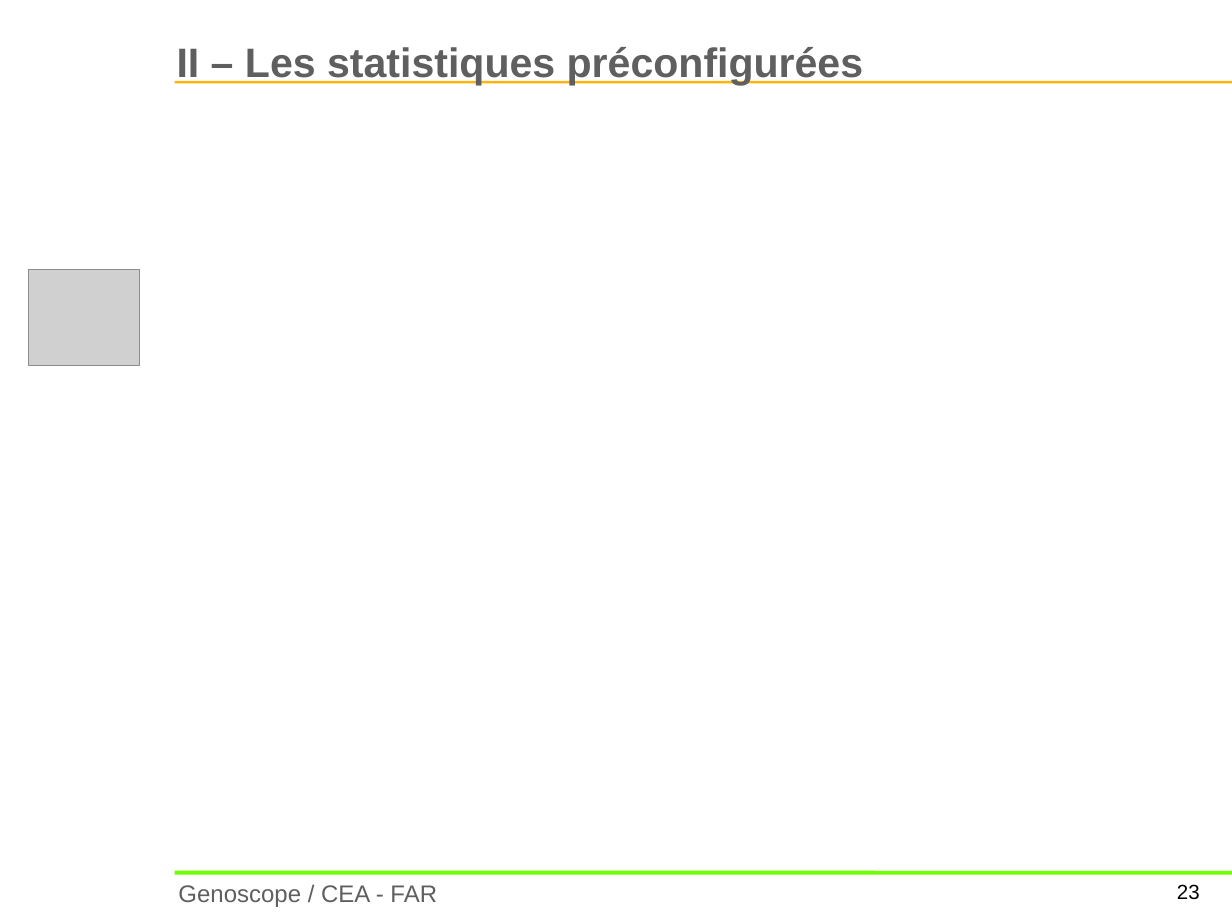
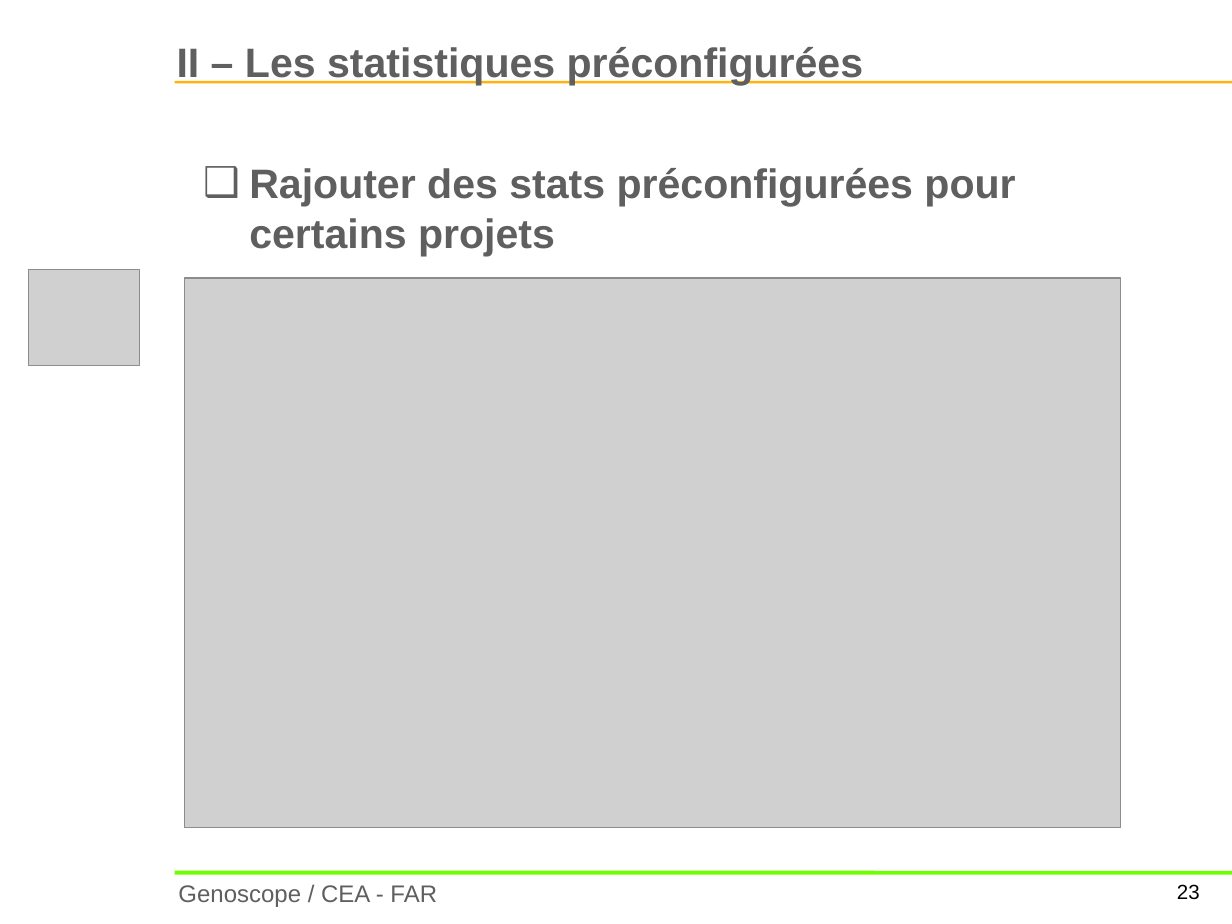
Before and after one commit to CyrilKeil/rapportAlternance20142015, a slide deck: slide 23 of PPTOral.pptx. Drawn at 1232x924 pixels with LibreOffice and Linux fonts; fonts in the diff are those of the drawing; grey boxes stand for pictures; background and template pictures are left out. Boxes give left, top, right and bottom in pixels: in the first picture for what was removed or moved away, otherwise in the second. Text is boxed around its words. In the diff, an @@ line names an element or a change of style, - is before the commit and + after.

```diff
--- a/PPTOral.pptx
+++ b/PPTOral.pptx
@@ text added at [249, 168, 1015, 256], 24 pt, text #5F5F5F, bold @@
+❑ Rajouter des stats préconfigurées pour certains projets
@@ picture added at [185, 278, 1121, 828] @@
```
Also in this commit, not shown: 3 other slides changed, 2 slides added.
